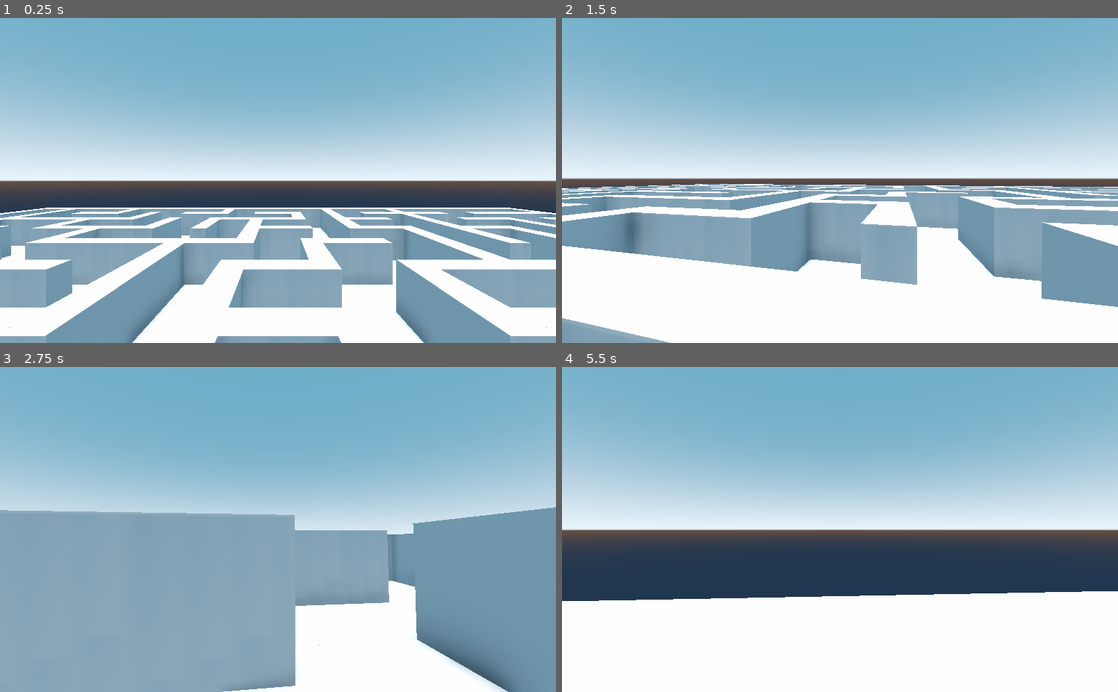
Above: before the commit, frames 1-4 (two rows, left to right).
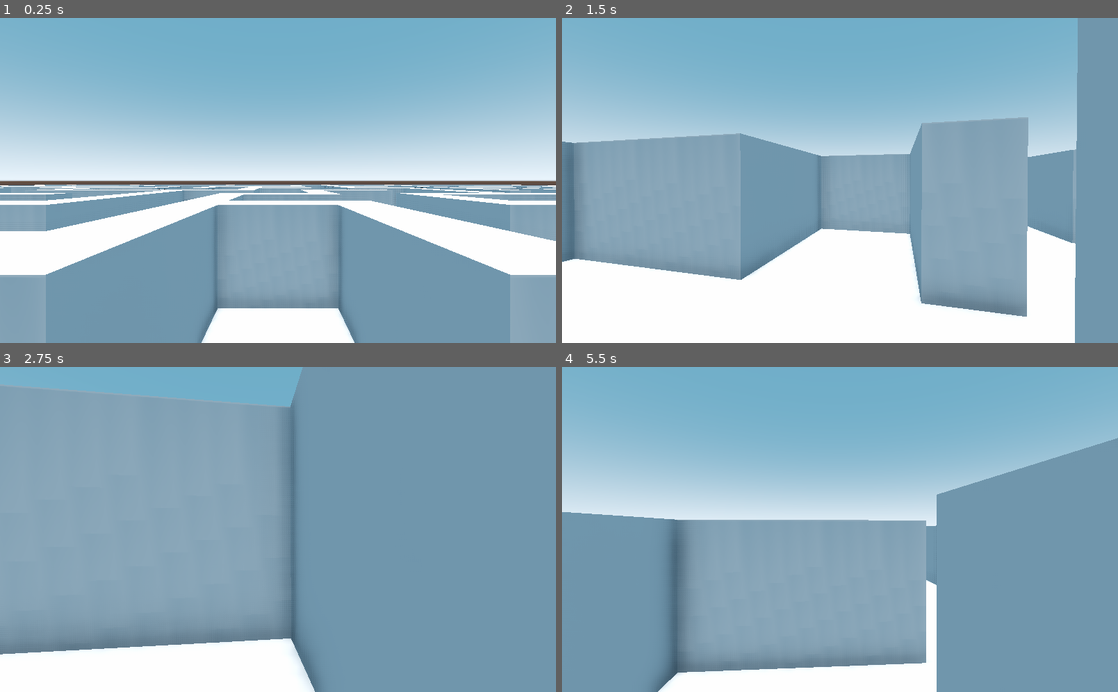
Above: after the commit, the same moments.

Repository: pragma-strict/stone-soup-GGJ
Game: Godot game, scene res://Scenes/Main.tscn
The game is run twice, just before and just after one commit, with the same random seed, the same clock (stepped at 60 frames per second) and the same inputs.
Inputs (mouse positions are in pixels of both pictures, inside the frame that each line leads up to):
- Up to frame 1 (0.25 s): no input
- Up to frame 2 (1.5 s): move the mouse to (962, 164) at 0.52 s; hold D (move_right) 0.53-1.28 s; click (962, 164) at 0.67 s; tap Space (action_jump) at 0.77 s; move the mouse to (812, 180) at 1.27 s; hold W (move_forward) from 1.28 s (still down)
- Up to frame 3 (2.75 s): keep holding W (move_forward); tap Space (action_jump) at 1.52 s; move the mouse to (289, 523) at 2.02 s
- Up to frame 4 (5.5 s): keep holding W (move_forward); move the mouse to (834, 536) at 2.77 s; tap Space (action_jump) at 3.02, 3.77, 4.52 s; move the mouse to (878, 532) at 3.52 s; move the mouse to (795, 526) at 4.27 s; move the mouse to (845, 529) at 5.02 s

The runs differ from the first frame. In frame 1, 26% of the frame differs, in the area x 0-100%, y 51-100%; in frame 2, 35%; in frame 3, 53%; in frame 4, 55%, in the area x 0-100%, y 21-100%.

Commit message:
Add scale factor to labyrinth

Diff:
--- a/Scenes/Main.tscn
+++ b/Scenes/Main.tscn
@@ -36,8 +36,10 @@
 torch_burn_duration = 4.0
 
 [node name="Labyrinth" type="Spatial" parent="."]
+transform = Transform( 1, 0, 0, 0, 1, 0, 0, 0, 1, 0, -0.962774, 0 )
 script = ExtResource( 1 )
 graph_dimensions = Vector2( 15, 15 )
+scale = 2.0
 tile_meshes = {
 "Corner": ExtResource( 3 ),
 "Door": ExtResource( 5 ),
--- a/Scripts/Labyrinth.gd
+++ b/Scripts/Labyrinth.gd
@@ -2,6 +2,7 @@
 
 # How many node wide is the graph?
 export(Vector2) var graph_dimensions
+export(float) var scale
 
 export(Dictionary) var tile_meshes = {
 	"Path" : Mesh,
@@ -108,6 +109,7 @@
 	var position = Array2D.to_coordinate_vec3(index, tilemap_dimensions)
 	position.x -= round(tilemap_dimensions.x / 2)
 	position.z -= round(tilemap_dimensions.y / 2)
+	position *= scale
 	tiles[index] = {
 		'proto' : proto,
 		'pos' : position,
@@ -120,7 +122,7 @@
 func instantiate_all_tiles():
 	for tile in tiles:
 		tile['tile'] = MazeTileBase.new(tile['proto']['type'], tile['proto']['mesh'], tile['pos'], tile['rot'])
-		add_child(tile['tile'].create_mesh_instance())
+		add_child(tile['tile'].create_mesh_instance(scale))
 
 
 func deactivate_tiles(types:Array):
--- a/Scripts/MazeTileBase.gd
+++ b/Scripts/MazeTileBase.gd
@@ -15,11 +15,12 @@
 	rotation = _rotation
 
 
-func create_mesh_instance():
+func create_mesh_instance(scale):
 	mesh_instance = MeshInstance.new()
 	mesh_instance.mesh = mesh
 	mesh_instance.translate_object_local(position)
 	mesh_instance.rotate_object_local(Vector3(0, 1, 0), rotation * PI/2)
+	mesh_instance.scale_object_local(Vector3(scale, scale, scale))
 	return mesh_instance
 
 
